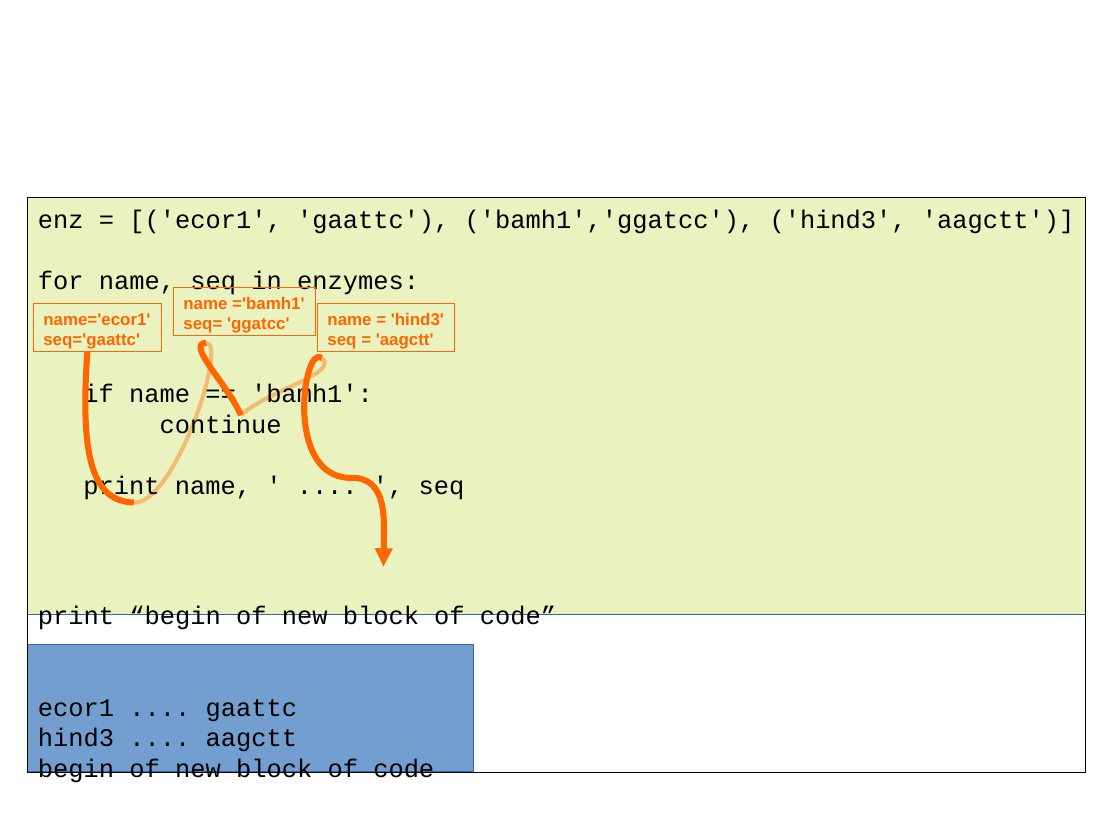
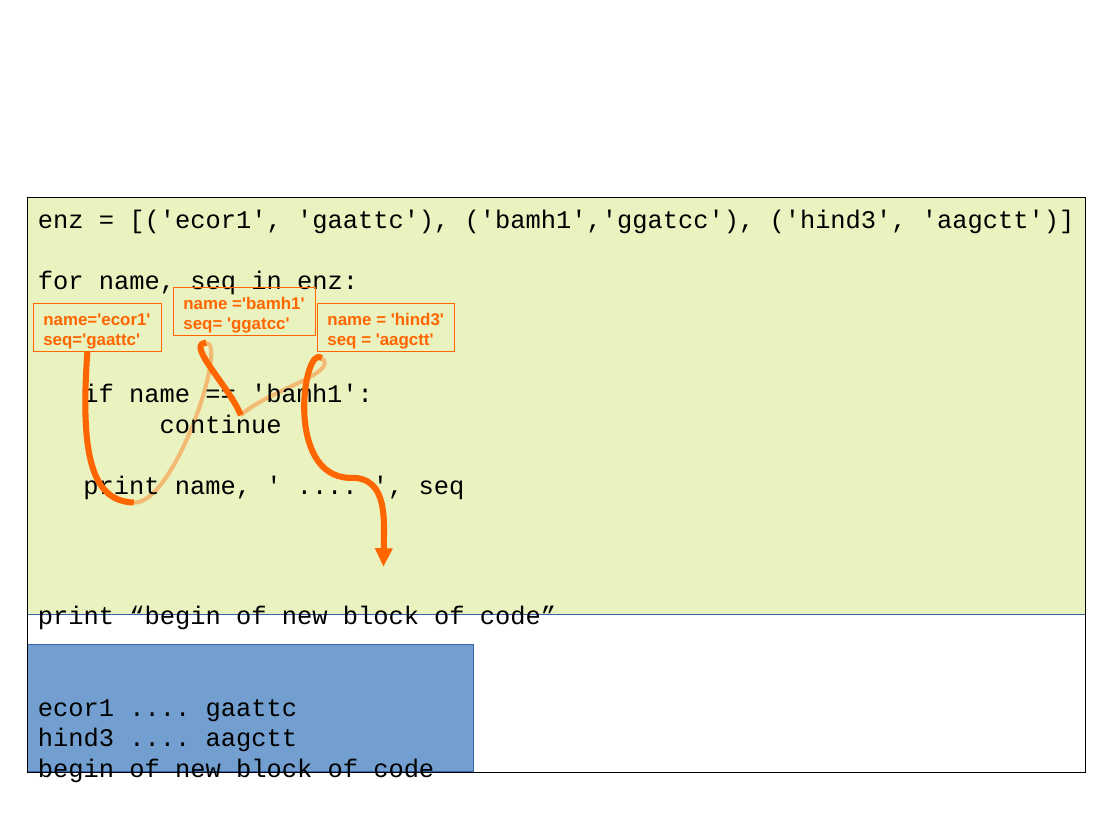
Before and after one commit to C3BI-pasteur-fr/python-course-1, a slide deck: slide 22 of figures.odp (slide 20 before the commit). Drawn at 1120x840 pixels with LibreOffice and Linux fonts; fonts in the diff are those of the drawing. Boxes give left, top, right and bottom in pixels: in the first picture for what was removed or moved away, otherwise in the second. Text is boxed around its words. In the diff, an @@ line names an element or a change of style, - is before the commit and + after.

```diff
--- a/figures.odp
+++ b/figures.odp
@@ text in rectangle at (x1=38, y1=270, x2=358, y2=297): text changed @@
-for name, seq in enzymes:
+for name, seq in enz:
```
Also in this commit, not shown: 5 other slides changed, 2 slides added.
